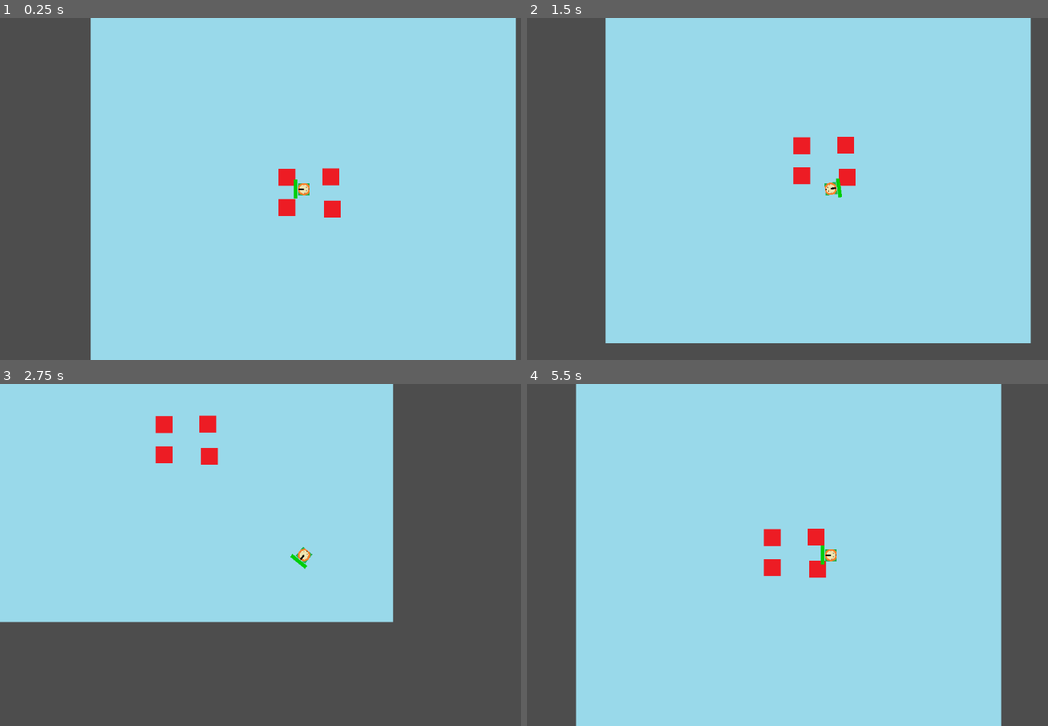
Above: before the commit, frames 1-4 (two rows, left to right).
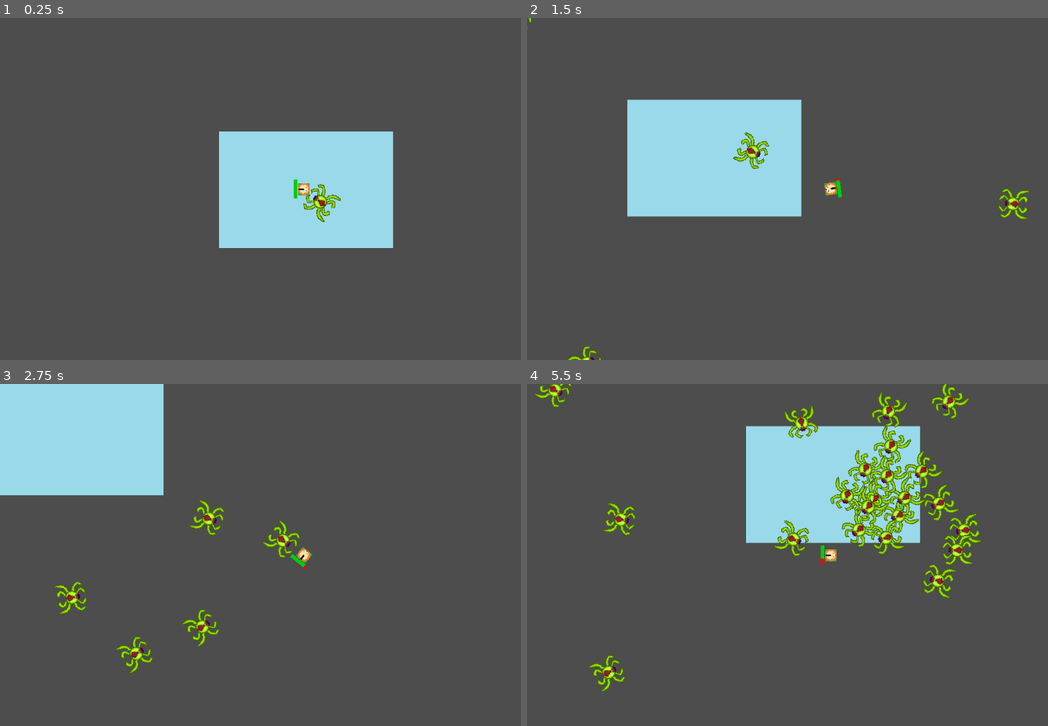
Above: after the commit, the same moments.

Repository: MichaelFar/Metalheads-and-Monarchs
Game: Godot game, scene res://Scenes/debug_ai_level.tscn
The game is run twice, just before and just after one commit, with the same random seed, the same clock (stepped at 60 frames per second) and the same inputs. Before the commit the project starts from res://Scenes/world.tscn.
Inputs (mouse positions are in pixels of both pictures, inside the frame that each line leads up to):
- Up to frame 1 (0.25 s): no input
- Up to frame 2 (1.5 s): move the mouse to (964, 171) at 0.52 s; hold D (Right) 0.53-1.28 s; tap M (spawn, bound only after the commit) at 0.6, 1.35 s; move the mouse to (709, 206) at 1.27 s; hold S (Down) from 1.28 s (still down)
- Up to frame 3 (2.75 s): move the mouse to (364, 479) at 2.02 s; release S (Down) at 2.03 s; hold D (Right) from 2.03 s (still down); tap M (spawn, bound only after the commit) at 2.1 s
- Up to frame 4 (5.5 s): move the mouse to (797, 623) at 2.77 s; release D (Right) at 2.78 s; hold W (Up) 2.78-3.53 s; tap M (spawn, bound only after the commit) every 0.75 s from 2.85 to 5.1 s; move the mouse to (1011, 606) at 3.52 s; hold A (Left) 3.53-5.03 s; move the mouse to (646, 503) at 4.27 s; move the mouse to (860, 555) at 5.02 s; hold S (Down) from 5.03 s (still down)

The runs differ from the first frame. In frame 1, 71% of the frame differs, in the area x 17-100%, y 0-100%; in frame 2, 67%; in frame 3, 43%; in frame 4, 74%, in the area x 1-92%, y 0-100%.

Commit message:
Improved ai with context based steering

Diff:
--- /dev/null
+++ b/Scenes/block.tscn
@@ -0,0 +1,15 @@
+[gd_scene load_steps=3 format=3 uid="uid://csrn8lk87kt20"]
+
+[ext_resource type="Texture2D" uid="uid://crqreufycqcyy" path="res://Sprites/testspriteplayer.png" id="1_30xrk"]
+
+[sub_resource type="RectangleShape2D" id="RectangleShape2D_pcdx7"]
+size = Vector2(32, 32)
+
+[node name="Block" type="Sprite2D"]
+texture = ExtResource("1_30xrk")
+
+[node name="StaticBody2D" type="StaticBody2D" parent="."]
+collision_layer = 9
+
+[node name="CollisionShape2D" type="CollisionShape2D" parent="StaticBody2D"]
+shape = SubResource("RectangleShape2D_pcdx7")
--- a/Scenes/chase_ai.tscn
+++ b/Scenes/chase_ai.tscn
@@ -1,26 +1,31 @@
-[gd_scene load_steps=7 format=3 uid="uid://dsxko2cc242t4"]
+[gd_scene load_steps=9 format=3 uid="uid://dsxko2cc242t4"]
 
-[ext_resource type="Texture2D" uid="uid://hxdi58cfknq8" path="res://Sprites/icon.svg" id="1_4emjv"]
 [ext_resource type="Script" path="res://Scripts/chase_ai.gd" id="1_gy7b7"]
 [ext_resource type="PackedScene" uid="uid://cscwrtnkcq8r5" path="res://Scenes/hurtbox.tscn" id="3_xa3rt"]
 [ext_resource type="PackedScene" uid="uid://8r5df653l7cy" path="res://Scenes/hitbox.tscn" id="4_0uwiy"]
+[ext_resource type="Texture2D" uid="uid://cl723k3ctnpn0" path="res://Sprites/Archid Spider 10_28.png" id="4_bvdf7"]
+[ext_resource type="PackedScene" uid="uid://cvbxgwoo58p56" path="res://Scenes/ray_cast_container.tscn" id="5_p7ste"]
 
 [sub_resource type="CapsuleShape2D" id="CapsuleShape2D_36rl7"]
-radius = 16.0
-height = 32.0
+radius = 36.0
+height = 72.0
 
 [sub_resource type="RectangleShape2D" id="RectangleShape2D_dcco3"]
 size = Vector2(30, 30)
 
-[node name="ChaseAI" type="CharacterBody2D"]
+[sub_resource type="CircleShape2D" id="CircleShape2D_fsuof"]
+radius = 13.0
+
+[node name="ChaseAI" type="CharacterBody2D" node_paths=PackedStringArray("RayCastContainer", "sprite")]
+collision_layer = 4
+collision_mask = 8
+motion_mode = 1
 script = ExtResource("1_gy7b7")
-
-[node name="Icon" type="Sprite2D" parent="."]
-texture_filter = 1
-scale = Vector2(0.25, 0.25)
-texture = ExtResource("1_4emjv")
+RayCastContainer = NodePath("RayCastContainer")
+sprite = NodePath("ArchidSpider1028")
 
 [node name="Hurtbox" parent="." instance=ExtResource("3_xa3rt")]
+collision_layer = 8
 
 [node name="CollisionShape2D" parent="Hurtbox" index="0"]
 shape = SubResource("CapsuleShape2D_36rl7")
@@ -30,5 +35,14 @@
 [node name="CollisionShape2D" parent="Hitbox" index="0"]
 shape = SubResource("RectangleShape2D_dcco3")
 
+[node name="ArchidSpider1028" type="Sprite2D" parent="."]
+texture_filter = 1
+texture = ExtResource("4_bvdf7")
+
+[node name="CollisionShape2D" type="CollisionShape2D" parent="."]
+shape = SubResource("CircleShape2D_fsuof")
+
+[node name="RayCastContainer" parent="." instance=ExtResource("5_p7ste")]
+
 [editable path="Hurtbox"]
 [editable path="Hitbox"]
--- a/Scenes/player.tscn
+++ b/Scenes/player.tscn
@@ -1,9 +1,10 @@
-[gd_scene load_steps=7 format=3 uid="uid://4bn5rkige46i"]
+[gd_scene load_steps=8 format=3 uid="uid://4bn5rkige46i"]
 
 [ext_resource type="Script" path="res://Scripts/player.gd" id="1_a1pkj"]
 [ext_resource type="Texture2D" uid="uid://d256qrt6qokb" path="res://Sprites/testplayersprite35x35.png" id="2_qkt7p"]
 [ext_resource type="PackedScene" uid="uid://cscwrtnkcq8r5" path="res://Scenes/hurtbox.tscn" id="3_d11rt"]
 [ext_resource type="PackedScene" uid="uid://ch5u5wujtbli8" path="res://Scenes/healthbar.tscn" id="4_4lreh"]
+[ext_resource type="PackedScene" uid="uid://bmjjbqwr57nge" path="res://Scenes/spawner.tscn" id="5_mhis5"]
 
 [sub_resource type="CircleShape2D" id="CircleShape2D_3vkrt"]
 radius = 14.0
@@ -49,6 +50,8 @@
 offset_right = 18.0
 offset_bottom = 19.0
 
+[node name="Spawner" parent="." instance=ExtResource("5_mhis5")]
+
 [connection signal="area_entered" from="Hurtbox" to="." method="_on_hurtbox_area_entered"]
 
 [editable path="Hurtbox"]
--- /dev/null
+++ b/Scenes/ray_cast_container.tscn
@@ -0,0 +1,69 @@
+[gd_scene load_steps=3 format=3 uid="uid://cvbxgwoo58p56"]
+
+[ext_resource type="Script" path="res://Scripts/RayCastContainer.gd" id="1_6gmkj"]
+
+[sub_resource type="CircleShape2D" id="CircleShape2D_clgiv"]
+
+[node name="RayCastContainer" type="CharacterBody2D"]
+script = ExtResource("1_6gmkj")
+
+[node name="Node2D" type="Node2D" parent="."]
+rotation = 0.785398
+
+[node name="RayTarget7" type="Area2D" parent="Node2D"]
+position = Vector2(60, 0)
+metadata/_edit_group_ = true
+
+[node name="CollisionShape2D" type="CollisionShape2D" parent="Node2D/RayTarget7"]
+shape = SubResource("CircleShape2D_clgiv")
+
+[node name="RayTarget10" type="Area2D" parent="Node2D"]
+position = Vector2(0, -60)
+metadata/_edit_group_ = true
+
+[node name="CollisionShape2D" type="CollisionShape2D" parent="Node2D/RayTarget10"]
+shape = SubResource("CircleShape2D_clgiv")
+
+[node name="RayTarget11" type="Area2D" parent="Node2D"]
+position = Vector2(0, 60)
+metadata/_edit_group_ = true
+
+[node name="CollisionShape2D" type="CollisionShape2D" parent="Node2D/RayTarget11"]
+shape = SubResource("CircleShape2D_clgiv")
+
+[node name="RayTarget12" type="Area2D" parent="Node2D"]
+position = Vector2(-60, 0)
+metadata/_edit_group_ = true
+
+[node name="CollisionShape2D" type="CollisionShape2D" parent="Node2D/RayTarget12"]
+shape = SubResource("CircleShape2D_clgiv")
+
+[node name="Node2D2" type="Node2D" parent="."]
+
+[node name="RayTarget7" type="Area2D" parent="Node2D2"]
+position = Vector2(60, 0)
+metadata/_edit_group_ = true
+
+[node name="CollisionShape2D" type="CollisionShape2D" parent="Node2D2/RayTarget7"]
+shape = SubResource("CircleShape2D_clgiv")
+
+[node name="RayTarget10" type="Area2D" parent="Node2D2"]
+position = Vector2(0, -60)
+metadata/_edit_group_ = true
+
+[node name="CollisionShape2D" type="CollisionShape2D" parent="Node2D2/RayTarget10"]
+shape = SubResource("CircleShape2D_clgiv")
+
+[node name="RayTarget11" type="Area2D" parent="Node2D2"]
+position = Vector2(0, 60)
+metadata/_edit_group_ = true
+
+[node name="CollisionShape2D" type="CollisionShape2D" parent="Node2D2/RayTarget11"]
+shape = SubResource("CircleShape2D_clgiv")
+
+[node name="RayTarget12" type="Area2D" parent="Node2D2"]
+position = Vector2(-60, 0)
+metadata/_edit_group_ = true
+
+[node name="CollisionShape2D" type="CollisionShape2D" parent="Node2D2/RayTarget12"]
+shape = SubResource("CircleShape2D_clgiv")
--- /dev/null
+++ b/Scenes/spawner.tscn
@@ -0,0 +1,19 @@
+[gd_scene load_steps=4 format=3 uid="uid://bmjjbqwr57nge"]
+
+[ext_resource type="Script" path="res://Scripts/spawner.gd" id="1_t4l1l"]
+[ext_resource type="PackedScene" uid="uid://dsxko2cc242t4" path="res://Scenes/chase_ai.tscn" id="2_aoumf"]
+
+[sub_resource type="CircleShape2D" id="CircleShape2D_17mgg"]
+radius = 10.198
+
+[node name="Spawner" type="Area2D" node_paths=PackedStringArray("spawnCircle", "enemyPreloader")]
+script = ExtResource("1_t4l1l")
+spawnCircle = NodePath("CollisionShape2D")
+enemyPreloader = NodePath("ResourcePreloader")
+
+[node name="CollisionShape2D" type="CollisionShape2D" parent="."]
+shape = SubResource("CircleShape2D_17mgg")
+debug_color = Color(0.552941, 0.34902, 0.580392, 0.419608)
+
+[node name="ResourcePreloader" type="ResourcePreloader" parent="."]
+resources = [PackedStringArray("chase_ai"), [ExtResource("2_aoumf")]]
--- a/Scenes/world.tscn
+++ b/Scenes/world.tscn
@@ -1,6 +1,7 @@
-[gd_scene load_steps=5 format=3 uid="uid://bjiifkuumyu4s"]
+[gd_scene load_steps=6 format=3 uid="uid://bjiifkuumyu4s"]
 
 [ext_resource type="Texture2D" uid="uid://bd0kca0a1cr0l" path="res://Sprites/Background.png" id="1_asahw"]
+[ext_resource type="PackedScene" uid="uid://csrn8lk87kt20" path="res://Scenes/block.tscn" id="2_ir4ln"]
 [ext_resource type="Texture2D" uid="uid://crqreufycqcyy" path="res://Sprites/testspriteplayer.png" id="2_u5ojr"]
 [ext_resource type="PackedScene" uid="uid://4bn5rkige46i" path="res://Scenes/player.tscn" id="3_yqwwm"]
 
@@ -17,14 +18,7 @@
 scale = Vector2(4.55509, 7.66848)
 texture = ExtResource("1_asahw")
 
-[node name="Block" type="Sprite2D" parent="."]
-position = Vector2(-32, 35)
-texture = ExtResource("2_u5ojr")
-
-[node name="StaticBody2D" type="StaticBody2D" parent="Block"]
-
-[node name="CollisionShape2D" type="CollisionShape2D" parent="Block/StaticBody2D"]
-shape = SubResource("RectangleShape2D_pcdx7")
+[node name="Block" parent="." instance=ExtResource("2_ir4ln")]
 
 [node name="Block2" type="Sprite2D" parent="."]
 position = Vector2(54, 38)
--- /dev/null
+++ b/Scripts/RayCastContainer.gd
@@ -0,0 +1,140 @@
+extends Node2D
+
+var raycastChildren = []
+var debug = false
+
+var suggestedVector = Vector2.ZERO
+var supplied_direction = Vector2.ZERO
+# Called when the node enters the scene tree for the first time.
+var interest_array = []
+var danger_array = []
+var relevant_raycasts = []
+var final_interest = []
+var frame = 0
+var frameRate = 0
+func _ready():
+	raycastChildren = set_raycast_children()
+
+# Called every frame. 'delta' is the elapsed time since the previous frame.
+func _process(delta):
+	#look_at(supplied_direction)
+	frameRate = 1/delta
+
+	if frame % 2 == 0:
+		set_relevant_directions()
+		set_interest()
+		set_danger()
+	suggestedVector = get_suggested_vector()
+	debug = false
+	#Uncomment for debugging raycasts
+#	if(Input.is_action_just_pressed('relevant_raycasts')):
+#		debug_raycasts()
+	relevant_raycasts = []
+	frame +=1
+
+func set_raycast_children():
+	var raycast_children = []
+	for i in get_children():
+		for j in i.get_children():
+			if 'RayTarget' in j.name:
+				raycast_children.append(j)
+				interest_array.append(0.0)
+				danger_array.append(0.0)
+
+
+	return raycast_children
+
+func set_supplied_direction(newDirection):
+	supplied_direction = newDirection
+
+func get_suggested_vector():
+	var suggested_vector = Vector2.ZERO
+
+	var index = 0
+	final_interest.resize(interest_array.size())
+	for i in interest_array:
+
+		final_interest[index] = clampf(interest_array[index] - danger_array[index], -1.0, 1.0)
+		if debug:
+			print("final_interest has added " + str(final_interest[index]) + " to " + raycastChildren[index].name)
+		index += 1
+	index = 0
+	for i in interest_array:
+
+		suggested_vector += (raycastChildren[index].position) * final_interest[index]
+		index += 1
+	if debug:
+		print("supplied_direction is " + str(supplied_direction) + " and suggested_vector is " + str(suggested_vector.normalized()))
+		for i in final_interest:
+			print("Ray " + raycastChildren[final_interest.find(i)].name + " has interest " + str(i))
+	return suggested_vector.normalized()
+
+func set_danger():# Sets danger based on if the raycasts are colliding or not
+	# More complex behavior can be had by making this function have more conditions and having the danger value be more values
+	var space_state = get_world_2d().direct_space_state
+
+	var collidingVectorsIndexes = []
+
+	for i in raycastChildren:
+
+		var distance = position.distance_to(i.position)
+		var query = PhysicsRayQueryParameters2D.create(global_position, i.global_position)
+		#query.exclude.append(get_parent().get_rid())
+		query.collide_with_areas = true
+		query.collide_with_bodies = true
+		query.collision_mask = 4
+
+		#print("Collision mask of the raycast is " + str(query.collision_mask))
+		var result = space_state.intersect_ray(query)
+		#print("Result is " + str(result))
+		if(result):
+			collidingVectorsIndexes.append(raycastChildren.find(i))
+
+			var d = position.normalized().dot(i.global_position)
+			danger_array[raycastChildren.find(i)] = ((position.distance_to(i.position)) / (distance)) #Danger set to relative distance to collider (usually less than 1.0)
+			danger_array[raycastChildren.find(i)] = 1.0 #All collisions set to danger 1.0 (max danger)
+			if(debug):
+				print((str(position.distance_to(result.collider.position)) + " is the distance between parent and target"))
+				print(raycastChildren[raycastChildren.find(i)].name + " now has danger value " + str(danger_array[raycastChildren.find(i)]))
+		else:
+			danger_array[raycastChildren.find(i)] = 0.0
+
+	return collidingVectorsIndexes
+
+
+func set_relevant_directions():
+
+	for i in raycastChildren:
+
+		if absf(rad_to_deg((i.position.normalized()).angle_to(supplied_direction))) <= 90.0:
+			relevant_raycasts.append(i)
+		#print(str(rad_to_deg(i.target_position.angle_to(supplied_direction))))
+
+
+
+func set_interest():
+	# Set interest in each slot based on world direction
+	var index = 0
+	for i in interest_array:
+		var d = raycastChildren[index].position.normalized().dot(supplied_direction)
+		interest_array[index] = maxf(0.0, d)
+		if debug:
+			print("Set the interest of " + raycastChildren[index].name + " to " + str(interest_array[index]))
+
+		index += 1
+
+func debug_raycasts():
+
+	var index = 0
+	print("I am " + str(get_parent().name) + " and supplied_direction is " + str(supplied_direction) + " and relevant raycasts are ")
+	for i in relevant_raycasts:
+		print(i.name + ":"
+		+ str(i.position)
+		+ " " +str(rad_to_deg(i.position.angle_to(supplied_direction))) + ": ,")
+	print("The interest array is set to: ")
+	for i in interest_array:
+		print(raycastChildren[index].name + ": " + str(final_interest[index]))
+		index += 1
+	print("And suggested vector is " + str(suggestedVector))
+	debug = true
+	index = 0
--- a/Scripts/chase_ai.gd
+++ b/Scripts/chase_ai.gd
@@ -5,6 +5,9 @@
 @export var acceleration = 600
 @export var max_speed = 200
 @export var damage = 10
+@export var RayCastContainer : CharacterBody2D
+@export var raycast = true
+@export var sprite : Sprite2D
 # Called when the node enters the scene tree for the first time.
 func _ready():
 	playerNode = get_parent().playerNode
@@ -13,7 +16,13 @@
 # Called every frame. 'delta' is the elapsed time since the previous frame.
 func _physics_process(delta):
 	var destination = playerNode.global_position - global_position
+
 	destination = destination.normalized()
-	look_at(playerNode.global_position)
+	if(raycast):
+		RayCastContainer.supplied_direction = destination
+		#print("Supplied direction is " + str(destination))
+		destination = RayCastContainer.suggestedVector
+	#print("Resulting direction is " + str(destination))
+	sprite.look_at(playerNode.global_position)
 	velocity = velocity.move_toward(destination * max_speed, delta * acceleration)
 	move_and_slide()
--- a/Scripts/globals.gd
+++ b/Scripts/globals.gd
@@ -1,3 +1,4 @@
 extends Node
 
 var player = null#Reference to player scene
+var currentLevel = null
--- a/Scripts/level.gd
+++ b/Scripts/level.gd
@@ -6,7 +6,7 @@
 # Called when the node enters the scene tree for the first time.
 func _ready():
 	Globals.player = playerNode
-
+	Globals.currentLevel = self
 
 # Called every frame. 'delta' is the elapsed time since the previous frame.
 func _process(delta):
--- a/Scripts/player.gd
+++ b/Scripts/player.gd
@@ -5,8 +5,10 @@
 @export var move_speed = 300
 @export var healthbar : Control
 @export var health = 100
+
 func _ready():
 	healthbar.healthbar.value = health
+
 func _process(delta):
 	global_rotation = global_position.direction_to(get_global_mouse_position()).angle() + PI/2.0
 
@@ -16,7 +18,6 @@
 	velocity = move_dir * move_speed
 	move_and_slide()
 
-
 func _on_hurtbox_area_entered(area):
 
 	if area.name == "Hitbox":
--- /dev/null
+++ b/Scripts/spawner.gd
@@ -0,0 +1,39 @@
+extends Area2D
+
+@export var spawnCircle : CollisionShape2D
+@export var enemyPreloader : ResourcePreloader
+# Called when the node enters the scene tree for the first time.
+var spawn_magnitude = 0.0 #Magnitude of the spawn point vector
+var spawn_direction = Vector2.ZERO
+var enemy_list = []
+
+func _ready():
+	enemy_list = enemyPreloader.get_resource_list()
+	get_viewport().size_changed.connect(update_spawn_circle)
+	update_spawn_circle()
+# Called every frame. 'delta' is the elapsed time since the previous frame.
+func _process(delta):
+	if Input.is_action_just_released("spawn"):
+		spawn_enemies(enemy_list)
+
+
+func update_spawn_circle():
+
+	var viewportRect = get_viewport_rect()
+	var viewportRadius = 0.0
+	viewportRadius = viewportRect.size.x if viewportRect.size.x > viewportRect.size.y else viewportRect.size.y
+	spawnCircle.shape.radius = viewportRadius / 2.0
+	spawn_magnitude = spawnCircle.shape.radius
+
+func spawn_enemies(enemyList):
+	var randObj = RandomNumberGenerator.new()
+	for i in enemyList:
+		var resource = enemyPreloader.get_resource(i)
+		var amount = randObj.randi_range(1, 5)
+		for j in amount:
+			var randx = randObj.randf_range(-1.0,1.0)
+			var randy = randObj.randf_range(-1.0,1.0)
+			var direction = Vector2(randx,randy).normalized()
+			var enemy = resource.instantiate()
+			Globals.currentLevel.add_child(enemy)
+			enemy.position = spawn_magnitude * direction
--- a/project.godot
+++ b/project.godot
@@ -11,7 +11,7 @@
 [application]
 
 config/name="Character Controller Test"
-run/main_scene="res://Scenes/world.tscn"
+run/main_scene="res://Scenes/debug_ai_level.tscn"
 config/features=PackedStringArray("4.1", "Forward Plus")
 config/icon="res://Sprites/icon.svg"
 
@@ -41,6 +41,11 @@
 "events": [Object(InputEventKey,"resource_local_to_scene":false,"resource_name":"","device":-1,"window_id":0,"alt_pressed":false,"shift_pressed":false,"ctrl_pressed":false,"meta_pressed":false,"pressed":false,"keycode":0,"physical_keycode":68,"key_label":0,"unicode":100,"echo":false,"script":null)
 ]
 }
+spawn={
+"deadzone": 0.5,
+"events": [Object(InputEventKey,"resource_local_to_scene":false,"resource_name":"","device":-1,"window_id":0,"alt_pressed":false,"shift_pressed":false,"ctrl_pressed":false,"meta_pressed":false,"pressed":false,"keycode":0,"physical_keycode":77,"key_label":0,"unicode":109,"echo":false,"script":null)
+]
+}
 
 [layer_names]
 
Binary file added: Sprites/Archid Spider 10_28.png
Not shown, added: Sprites/Archid Spider 10_28.png.import
Not shown, added: export_presets.cfg
